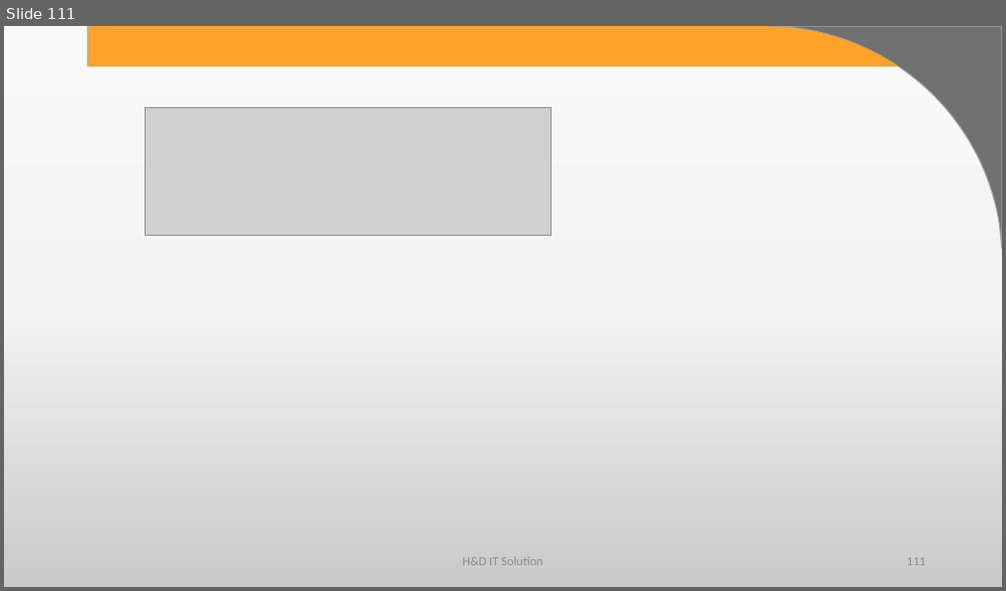
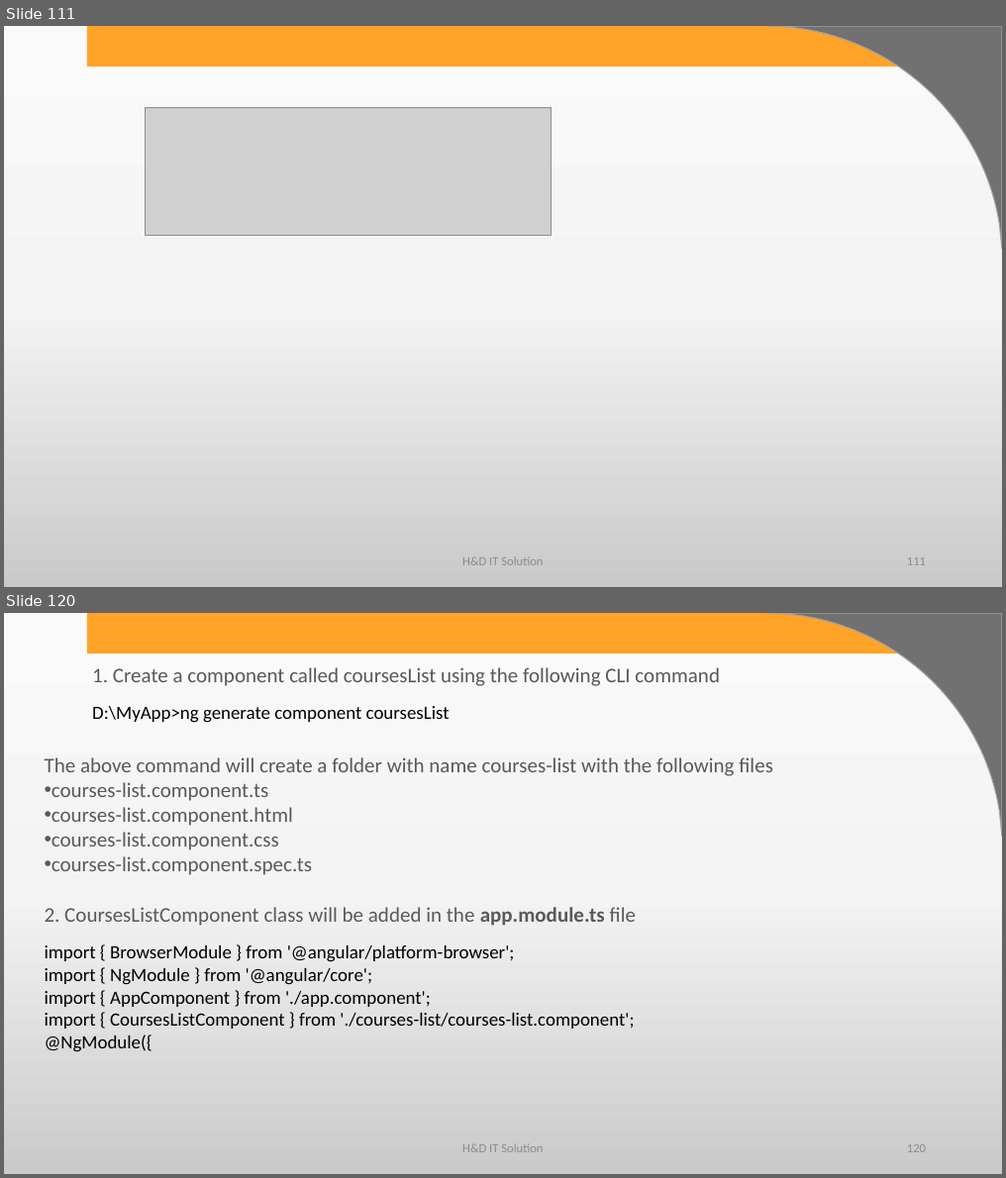
Before and after one commit to harshadasawant/infiniteAngular, a slide deck: ppt/ANGULAR.pptx. Shown one above the other, each under a label of ours: slide 111 before the commit, slides 111 and 120 after it; the slides between them are not shown. The pictures are 1006x591 and 1006x1178 pixels, drawn with LibreOffice and Linux fonts; fonts in the diff are those of the drawing; grey boxes stand for pictures; background and template pictures are left out. Boxes give left, top, right and bottom in pixels: in the first picture for what was removed or moved away, otherwise in the second. Text is boxed around its words. In the diff, an @@ line names an element or a change of style, - is before the commit and + after.

```diff
--- a/ppt/ANGULAR.pptx
+++ b/ppt/ANGULAR.pptx
@@ slide 120 added at (x1=4, y1=613, x2=1002, y2=1174), background gradient #FBFBFB to #F4F4F4 to #CBCBCB; not listed: 2 template elements that a slide beside it also shows @@
@@ text added at (x1=92, y1=667, x2=720, y2=686), 20 pt, text #595959 @@
+1. Create a component called coursesList using the following CLI command
@@ text added at (x1=92, y1=706, x2=450, y2=723), 18 pt, text #000000 @@
+D:\MyApp>ng generate component coursesList
@@ text added at (x1=45, y1=758, x2=773, y2=926), 20 pt, text #595959 @@
+The above command will create a folder with name courses-list with the following files
+• courses-list.component.ts
+• courses-list.component.html
+• courses-list.component.css
+• courses-list.component.spec.ts
+2. CoursesListComponent class will be added in the app.module.ts file
@@ text added at (x1=45, y1=946, x2=634, y2=1053), 18 pt, text #000000 @@
+import { BrowserModule } from '@angular/platform-browser';
+import { NgModule } from '@angular/core';
+import { AppComponent } from './app.component';
+import { CoursesListComponent } from './courses-list/courses-list.component';
+@NgModule({
@@ text added at (x1=462, y1=1145, x2=543, y2=1153), 12 pt, text #8C8C8C @@
+H&D IT Solution
@@ page number added at (x1=907, y1=1145, x2=926, y2=1153), 12 pt, text #8C8C8C @@
+120
```
Also in this commit, not shown: 21 other slides added, 7 other files.
